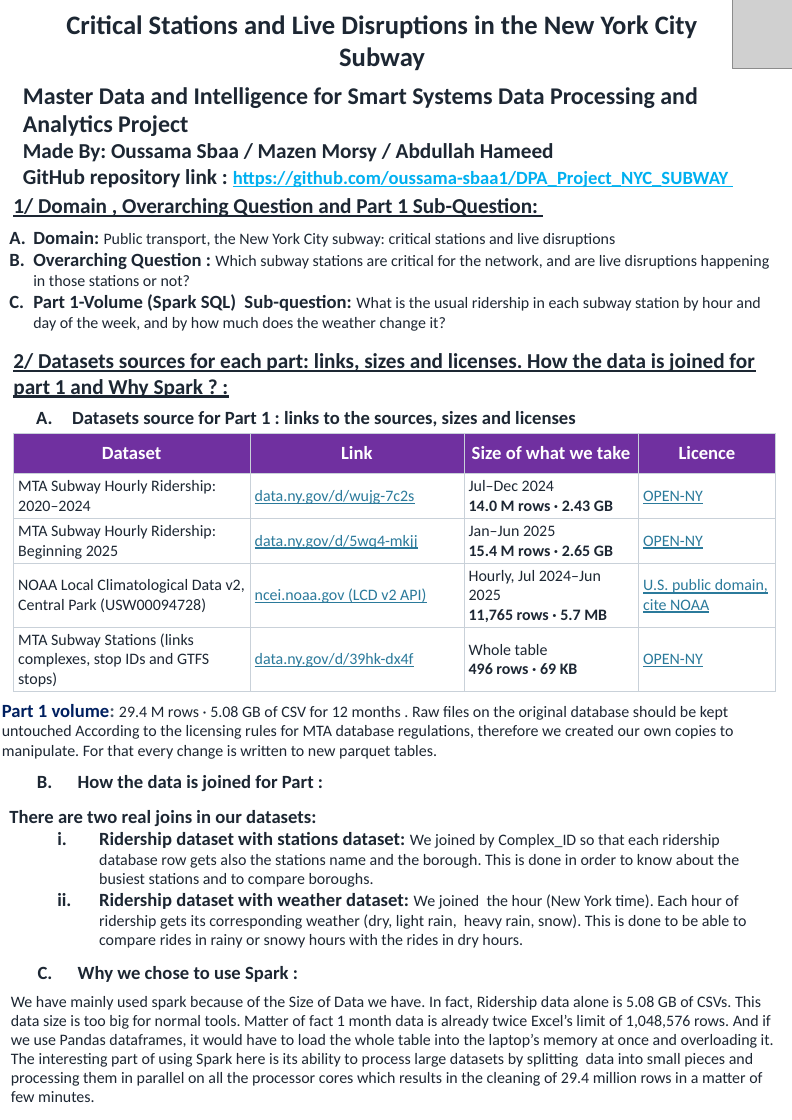
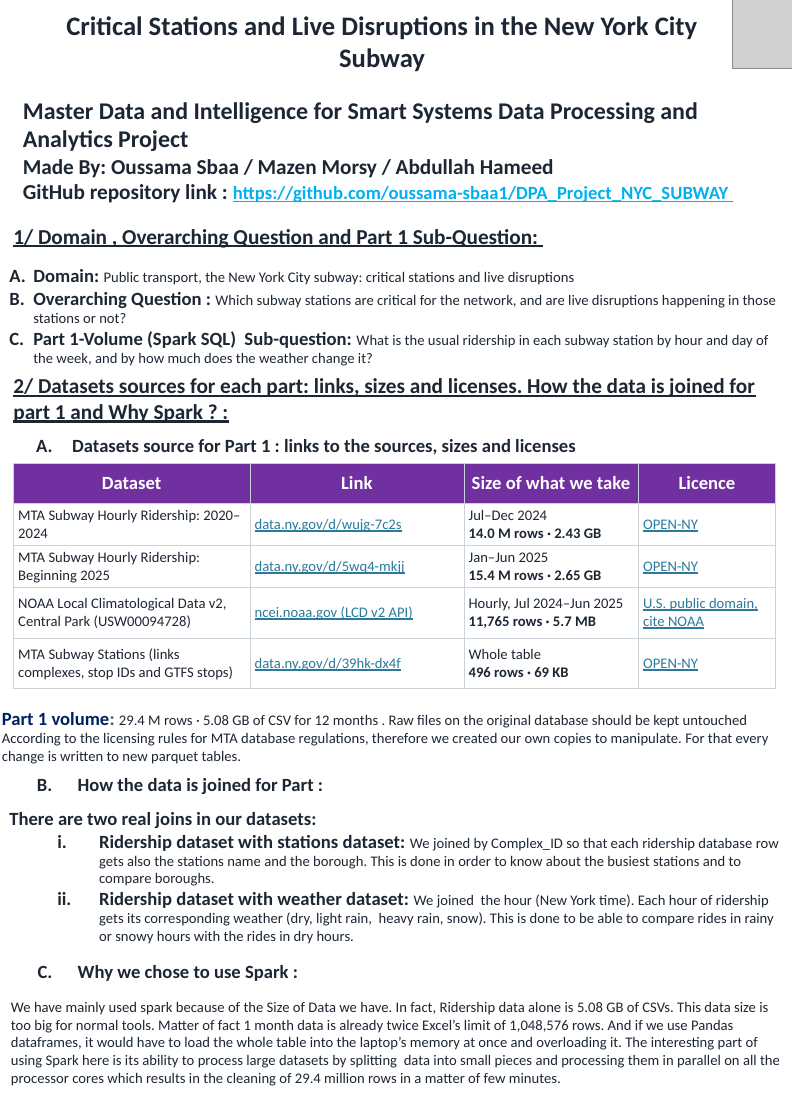
Before and after one commit to oussama-sbaa1/DPA_Project_NYC_SUBWAY, a slide deck: slide 1 of report/NYC_Subway_Part1_Delivrable_Report_V2.pptx. Drawn at 792x1120 pixels with LibreOffice and Linux fonts; fonts in the diff are those of the drawing; grey boxes stand for pictures. Boxes give left, top, right and bottom in pixels: in the first picture for what was removed or moved away, otherwise in the second. Text is boxed around its words. In the diff, an @@ line names an element or a change of style, - is before the commit and + after.

```diff
--- a/report/NYC_Subway_Part1_Delivrable_Report_V2.pptx
+++ b/report/NYC_Subway_Part1_Delivrable_Report_V2.pptx
@@ text "Master Data and Intelligence for ...": place and size @@
-text "Master Data and Intelligence for ..." at box(23, 87, 728, 188)
+text "Master Data and Intelligence for ..." at box(23, 102, 728, 203)
@@ text "1/ Domain , Overarching Question ...": place and size @@
-text "1/ Domain , Overarching Question ..." at box(13, 198, 538, 217)
+text "1/ Domain , Overarching Question ..." at box(13, 229, 538, 248)
@@ text "Domain: Public transport, the New ...": place and size @@
-text "Domain: Public transport, the New ..." at box(33, 231, 770, 331)
+text "Domain: Public transport, the New ..." at box(33, 269, 776, 366)
@@ text "Domain: Public transport, the New ..." at box(33, 269, 776, 366): size 12 to 11 pt in "Public transport, the New York City subway: ...", "Which subway stations are critical for the ...", "What is the usual ridership in each ..." @@
@@ text "2/ Datasets sources for each ...": place and size @@
-text "2/ Datasets sources for each ..." at box(13, 353, 754, 398)
+text "2/ Datasets sources for each ..." at box(13, 378, 754, 423)
@@ text "Datasets source for Part 1 ...": place and size @@
-text "Datasets source for Part 1 ..." at box(72, 411, 576, 427)
+text "Datasets source for Part 1 ..." at box(72, 439, 576, 455)
@@ table at box(13, 463, 775, 686) @@
@@ size 12 to 11 pt @@
@@ table: place and size @@
-table at box(13, 433, 775, 691)
+table at box(13, 463, 775, 686)
@@ text "Part 1 volume: 29.4 M ...": place and size @@
-text "Part 1 volume: 29.4 M ..." at box(2, 704, 734, 759)
+text "Part 1 volume: 29.4 M ..." at box(2, 712, 769, 764)
@@ text "Part 1 volume: 29.4 M ..." at box(2, 712, 769, 764): size 12 to 11 pt @@
@@ text at box(99, 835, 779, 944): size 12 to 11 pt in "We joined by Complex_ID so that each ...", "We joined the hour (New York time). ..." @@
@@ text "We have mainly used spark ..." at box(11, 1002, 780, 1086): size 12 to 11 pt @@
```
